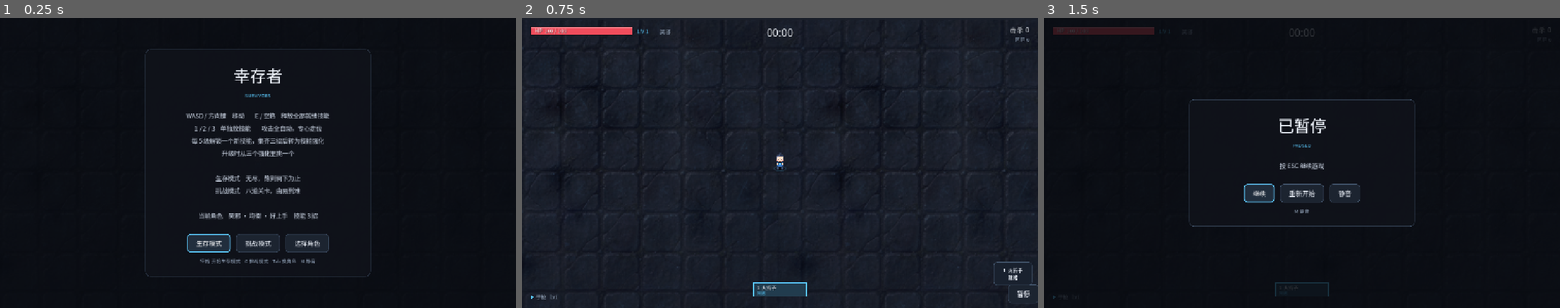
Above: before the commit, frames 1-3 (left to right).
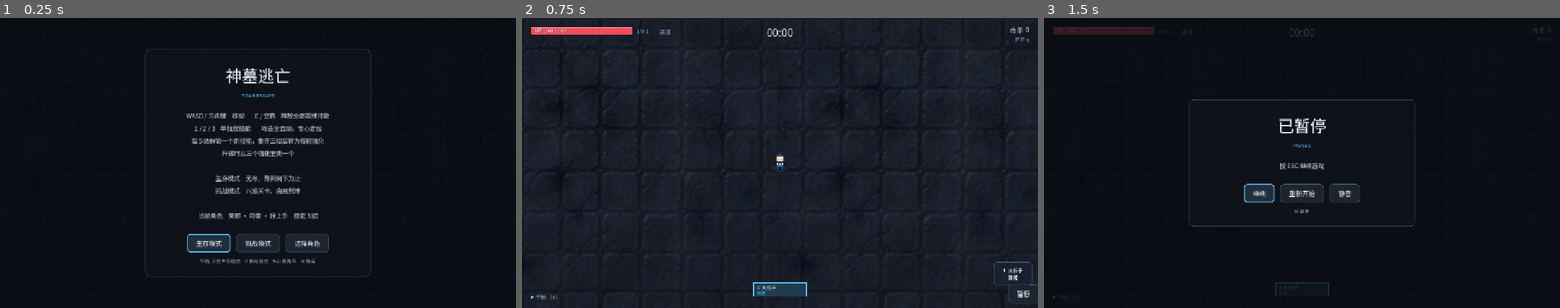
Above: after the commit, the same moments.

Repository: Ze207920/-
Game: Godot game, scene res://game.tscn
Two runs of this game, one before a commit and one after it. Both use one fixed random seed, a clock stepped at 60 frames per second and the inputs below.
Inputs:
- Up to frame 1 (0.25 s): no input
- Up to frame 2 (0.75 s): click "生存模式" at 0.5 s
- Up to frame 3 (1.5 s): click "暂停" at 1.25 s

The runs differ from the first frame. In frame 1, 0.5% of the frame differs, in the area x 43-57%, y 17-28%; in frame 2, nothing differs; in frame 3, nothing differs.

Commit message:
游戏更名：幸存者 → 神墓逃亡（标题页、网页标签、README、网页成品）

Diff:
--- a/project.godot
+++ b/project.godot
@@ -10,7 +10,7 @@
 
 [application]
 
-config/name="幸存者 Survivors"
+config/name="神墓逃亡"
 run/main_scene="res://game.tscn"
 config/features=PackedStringArray("4.7", "Forward Plus")
 config/icon="res://icon.svg"
--- a/scripts/game_overlay.gd
+++ b/scripts/game_overlay.gd
@@ -132,8 +132,8 @@
 func show_title(best: Dictionary = {}, progress: Dictionary = {},
 		character: Dictionary = {}) -> void:
 	_mode = Mode.TITLE
-	_title.text = "幸存者"
-	_subtitle.text = "SURVIVORS"
+	_title.text = "神墓逃亡"
+	_subtitle.text = "TOMB ESCAPE"
 	var lines: Array[String] = [
 		"WASD / 方向键    移动        E / 空格    释放全部就绪技能",
 		"1 / 2 / 3    单独放技能        攻击全自动，专心走位",
Not shown, removed: build/web/index.631ce5928f.pck
Not shown, added: build/web/index.7acb60d523.pck
Not shown, changed: build/web/index.pck
Not shown, removed: docs/index.631ce5928f.pck
Not shown, added: docs/index.7acb60d523.pck
Not shown, changed: docs/index.pck
